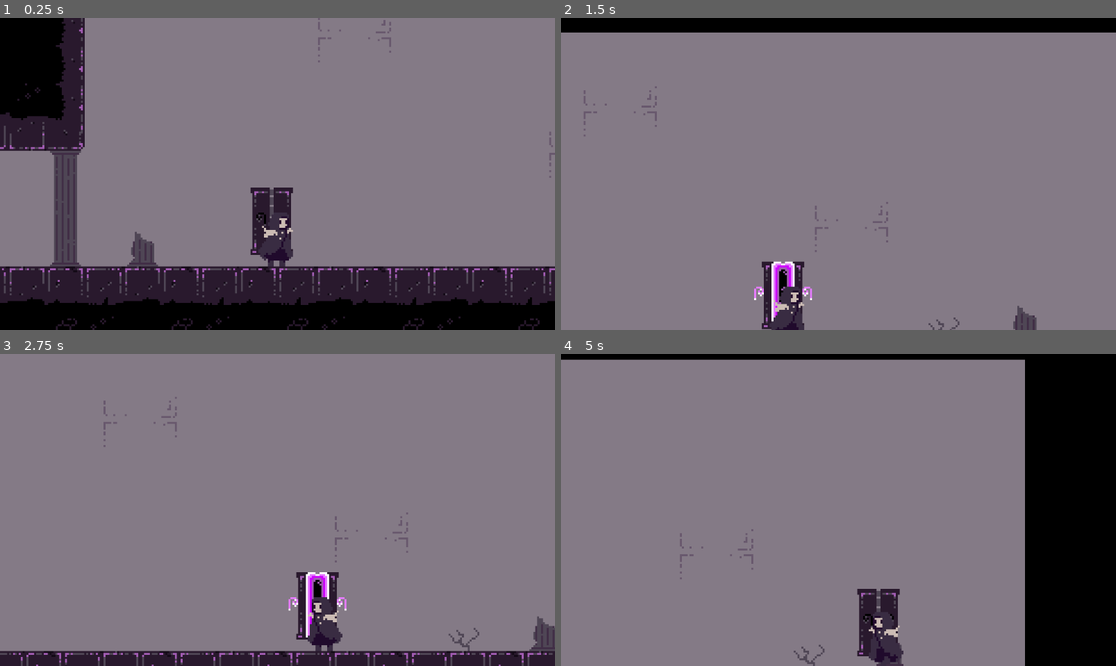
Above: before the commit, frames 1-4 (two rows, left to right).
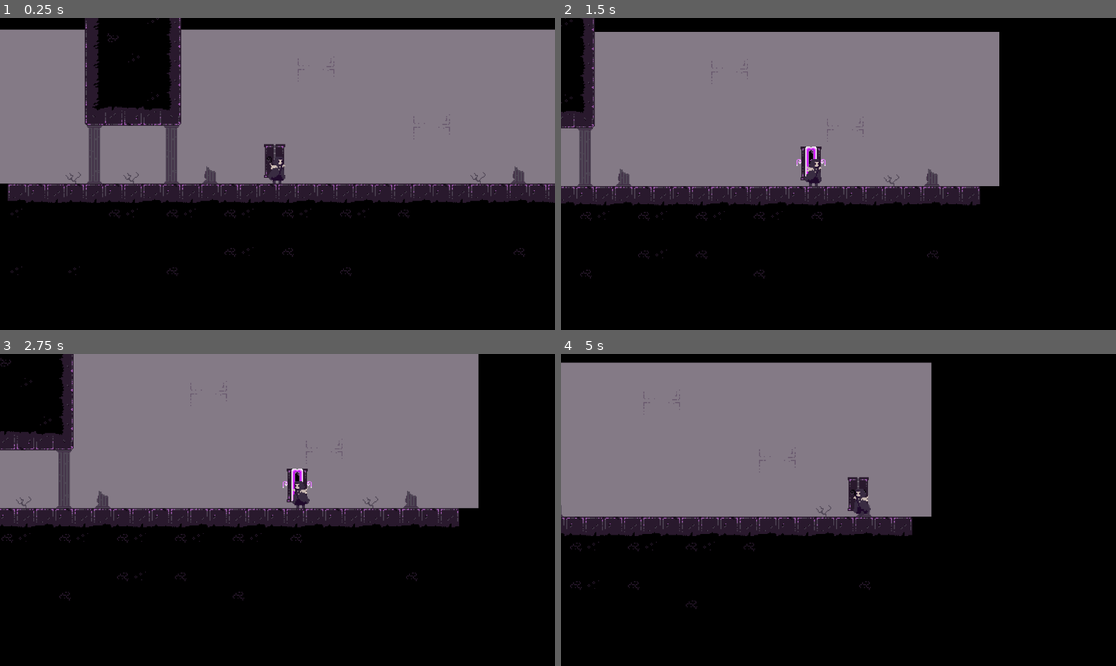
Above: after the commit, the same moments.

Repository: tewly27/Doorgeon
Game: Godot game, scene res://main.tscn
Two runs of this game, one before a commit and one after it. Both use one fixed random seed, a clock stepped at 60 frames per second and the inputs below.
Inputs:
- Up to frame 1 (0.25 s): no input
- Up to frame 2 (1.5 s): hold D (move_right) from 0.53 s (still down); tap S (look_down) at 0.6 s; tap Space (jump) at 0.77 s; tap W (look_up) at 1.35 s
- Up to frame 3 (2.75 s): tap Space (jump) at 1.52 s; release D (move_right) at 2.03 s; hold A (move_left) from 2.03 s (still down); tap S (look_down) at 2.1 s
- Up to frame 4 (5 s): release A (move_left) at 2.78 s; hold D (move_right) 2.78-4.28 s; tap W (look_up) at 2.85, 4.35 s; tap Space (jump) at 3.02, 3.77, 4.52 s; tap S (look_down) at 3.6 s; hold A (move_left) from 4.28 s (still down)

The runs differ from the first frame. In frame 1, 54% of the frame differs, in the area x 0-100%, y 0-100%; in frame 2, 60%; in frame 3, 63%; in frame 4, 50%.

Commit message:
camera scale

Diff:
--- a/scenes/player/camera.tscn
+++ b/scenes/player/camera.tscn
@@ -8,6 +8,6 @@
 moveTime = 0.7
 verticalMoveTime = 0.7
 verticalMoveSpeed = 10.0
-vertical_offset = -300.0
 
 [node name="Camera2D" type="Camera2D" parent="."]
+zoom = Vector2(0.5, 0.5)
